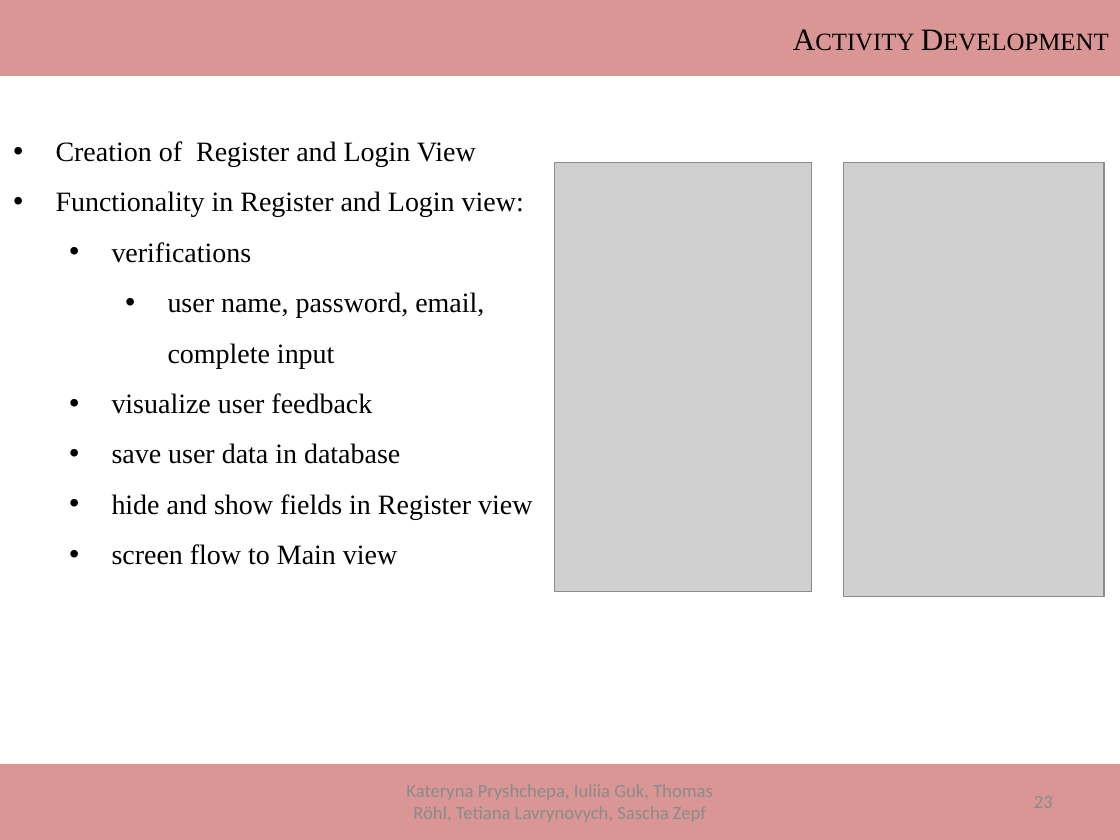
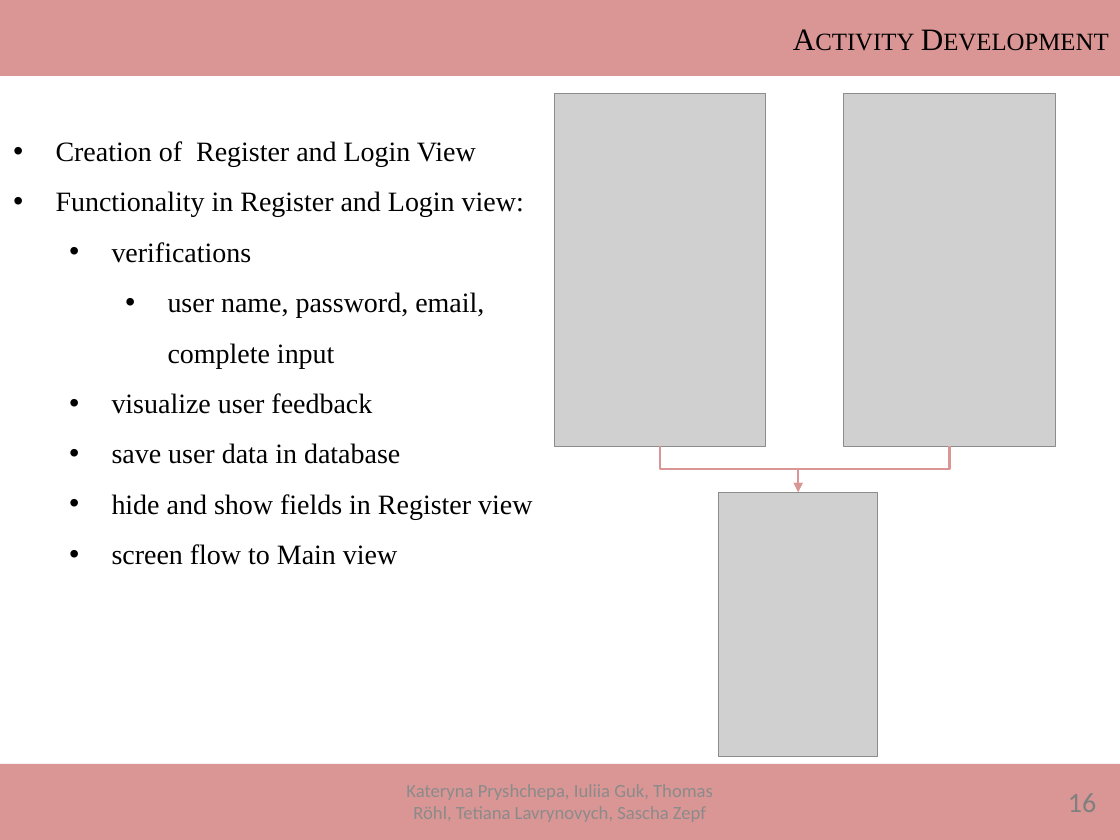
Before and after one commit to ThomasRoehl/ShopAdmin, a slide deck: slide 25 of Dokumentation/ShopAdmin_Final.pptx (slide 23 before the commit). Drawn at 1120x840 pixels with LibreOffice and Linux fonts; fonts in the diff are those of the drawing; grey boxes stand for pictures. Boxes give left, top, right and bottom in pixels: in the first picture for what was removed or moved away, otherwise in the second. Text is boxed around its words. In the diff, an @@ line names an element or a change of style, - is before the commit and + after.

```diff
--- a/Dokumentation/ShopAdmin_Final.pptx
+++ b/Dokumentation/ShopAdmin_Final.pptx
@@ picture: place and size @@
-picture at [554,162,812,591]
+picture at [554,94,766,447]
@@ picture: place and size @@
-picture at [843,162,1103,596]
+picture at [843,94,1055,447]
@@ elbow arrow added from (660, 447) to (799, 492), #D99694 1.5 pt @@
@@ elbow arrow added from (950, 447) to (799, 492), #D99694 1.5 pt @@
@@ picture added at [719,492,878,756] @@
@@ text added at [1068,793,1096,812], 18 pt, text #808080 @@
+16
```
Also in this commit, not shown: 32 other slides changed, 4 slides added, 1 other file.
